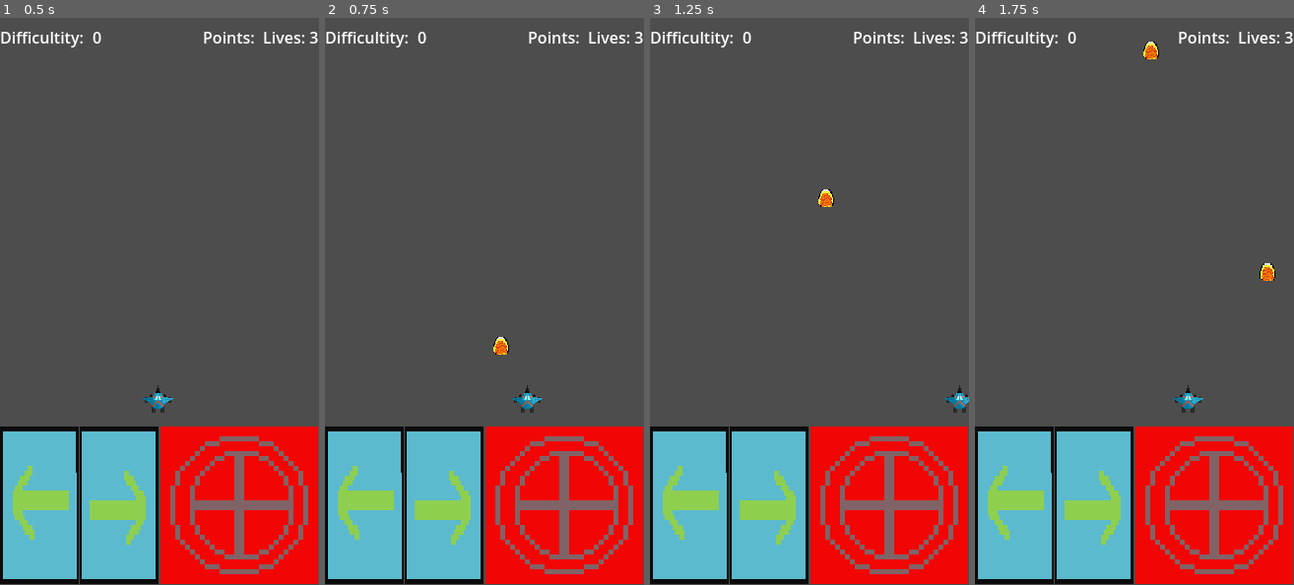
Above: before the commit, frames 1-4 (left to right).
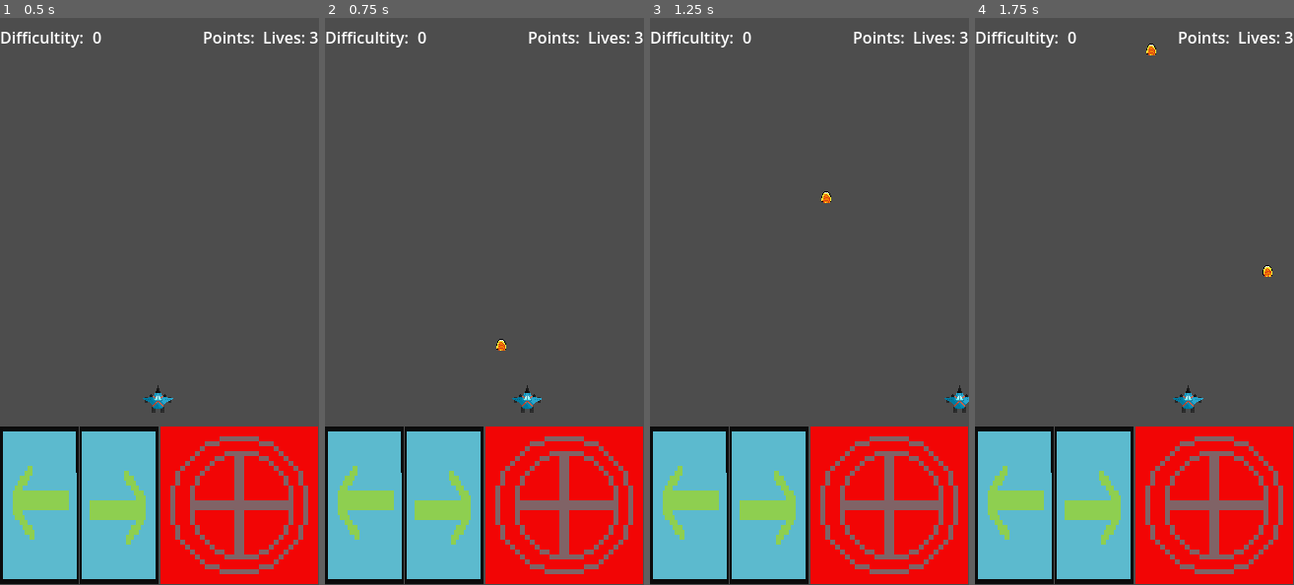
Above: after the commit, the same moments.

Repository: SaternDev/Saturn-Star-Fight-2
Game: Godot game, scene res://Scenes/MainLevel.tscn
Two runs of this game, one before a commit and one after it. Both use one fixed random seed, a clock stepped at 60 frames per second and the inputs below.
Inputs:
- Up to frame 1 (0.5 s): no input
- Up to frame 2 (0.75 s): tap Enter at 0.5 s; hold D (Derecha) from 0.53 s (still down); tap Space (Shoot) at 0.6 s
- Up to frame 3 (1.25 s): keep holding D (Derecha)
- Up to frame 4 (1.75 s): release D (Derecha) at 1.28 s; hold A (Izquierda) from 1.28 s (still down); tap Space (Shoot) at 1.35 s

Frame 1 is identical in both runs. In frame 2, 0.1% of the frame differs, in the area x 52-58%, y 56-60%; in frame 3, 0.1%; in frame 4, 0.2%, in the area x 52-95%, y 4-47%.

Commit message:
Changes in export preset

Diff:
--- a/Resources/Bullets/bullet.tscn
+++ b/Resources/Bullets/bullet.tscn
@@ -7,6 +7,7 @@
 radius = 11.0
 
 [node name="Bullet" type="RigidBody2D"]
+scale = Vector2(0.63638645, 0.63638645)
 lock_rotation = true
 freeze = true
 script = ExtResource("1_hrawn")
Not shown, changed: export_presets.cfg
